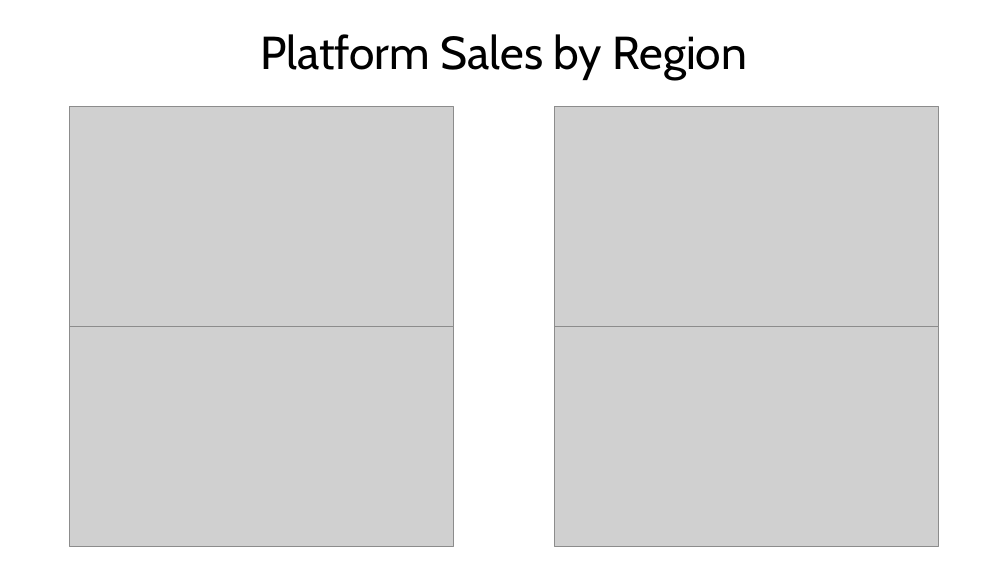
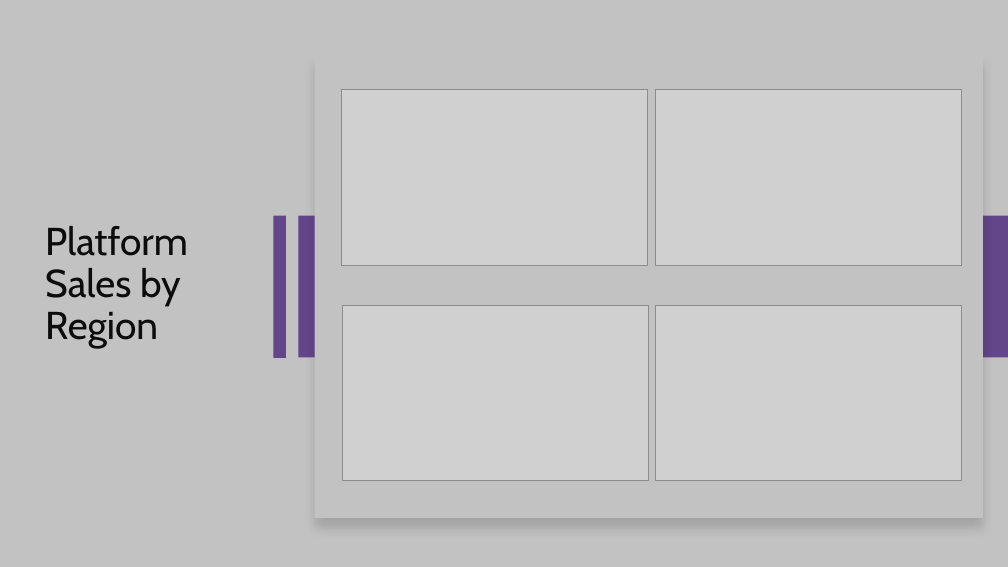
Before and after one commit to CymbalOfJoy/Project_1-Group_3, a slide deck: slide 4 of Power Point/Group 3 Presentation.pptx. Drawn at 1008x567 pixels with LibreOffice and Linux fonts; fonts in the diff are those of the drawing; grey boxes stand for pictures. Boxes give left, top, right and bottom in pixels: in the first picture for what was removed or moved away, otherwise in the second. Text is boxed around its words. In the diff, an @@ line names an element or a change of style, - is before the commit and + after.

```diff
--- a/Power Point/Group 3 Presentation.pptx
+++ b/Power Point/Group 3 Presentation.pptx
@@ background #FFFFFF to #C2C2C2 @@
@@ rectangle added at <box>315,55,983,518</box>, fill #C2C2C2 @@
@@ picture: place and size @@
-picture at <box>70,107,454,327</box>
+picture at <box>341,90,647,265</box>
@@ picture: place and size @@
-picture at <box>555,107,939,327</box>
+picture at <box>656,90,962,265</box>
@@ title "Platform Sales by Region": place and size @@
-title "Platform Sales by Region" at <box>260,34,747,80</box>
+title "Platform Sales by Region" at <box>45,226,188,348</box>
@@ title "Platform Sales by Region" at <box>45,226,188,348</box>: size 44 to 37 pt, text colour #000000 to #0C0C0C; alignment centre to left @@
@@ rectangle added at <box>273,216,286,358</box>, fill #63458A @@
@@ rectangle added at <box>298,216,1008,358</box>, fill #63458A @@
@@ picture: place and size @@
-picture at <box>70,327,454,547</box>
+picture at <box>343,306,649,481</box>
@@ picture: place and size @@
-picture at <box>555,327,939,547</box>
+picture at <box>656,306,962,481</box>
```
Also in this commit, not shown: 6 other slides changed, 6 slides added.
